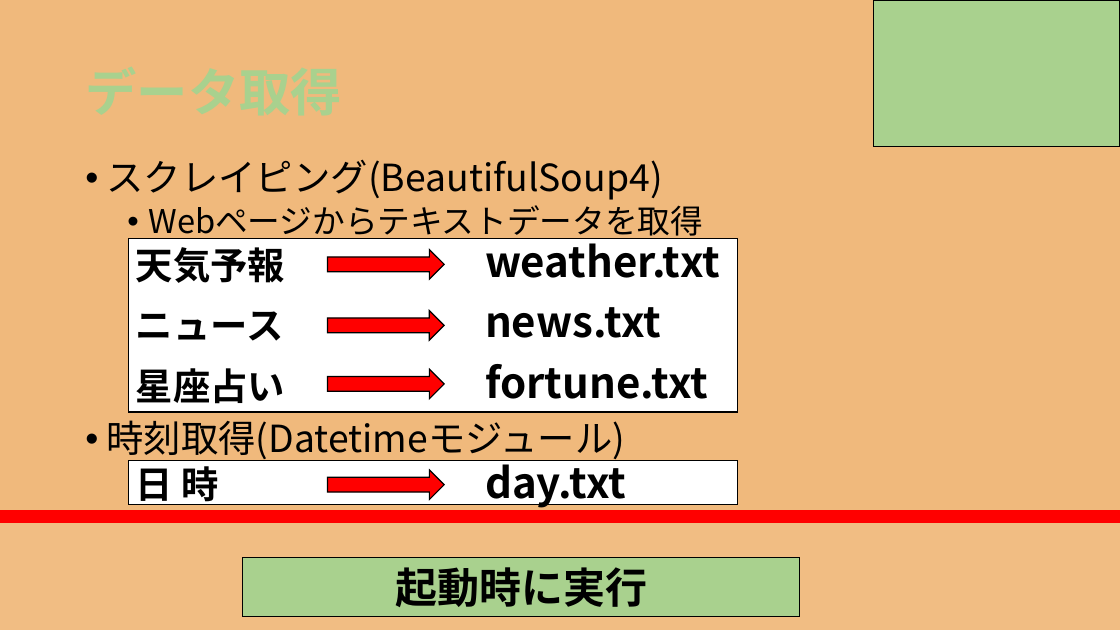
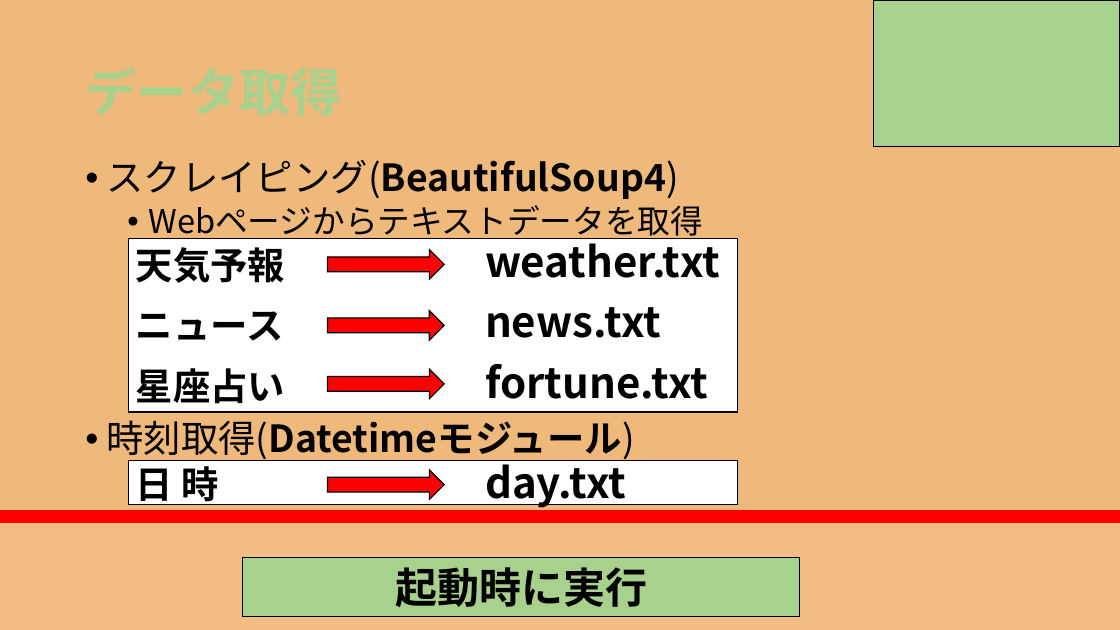
Before and after one commit to RikiishiSuzunosuke/AIspeaker_yosie, a slide deck: slide 23 of presentation/AIスピーカー開発_3_main.pptx (slide 19 before the commit). Drawn at 1120x630 pixels with LibreOffice and Linux fonts; fonts in the diff are those of the drawing. Boxes give left, top, right and bottom in pixels: in the first picture for what was removed or moved away, otherwise in the second. Text is boxed around its words. In the diff, an @@ line names an element or a change of style, - is before the commit and + after.

```diff
--- a/presentation/AIスピーカー開発_3_main.pptx
+++ b/presentation/AIスピーカー開発_3_main.pptx
@@ text at [106,159,679,462]: bold on in "スクレイピング(BeautifulSoup4)", "時刻取得(Datetimeモジュール)" @@
```
Also in this commit, not shown: 6 other slides changed, 5 slides added, 2 other files.
